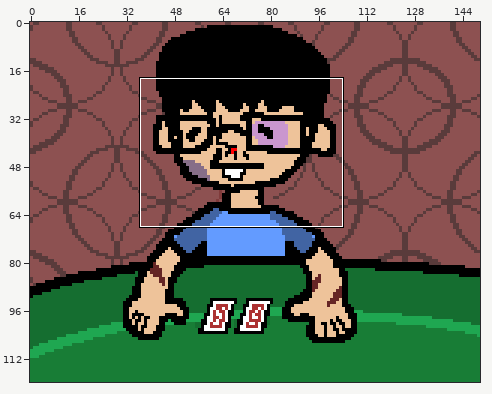
Edited in one commit: sprite sheet (src/assets/images/frames/framesBoss/boss0_2.png). Above: a wide view before the commit, with the close-up outlined.
Close-up. Before:
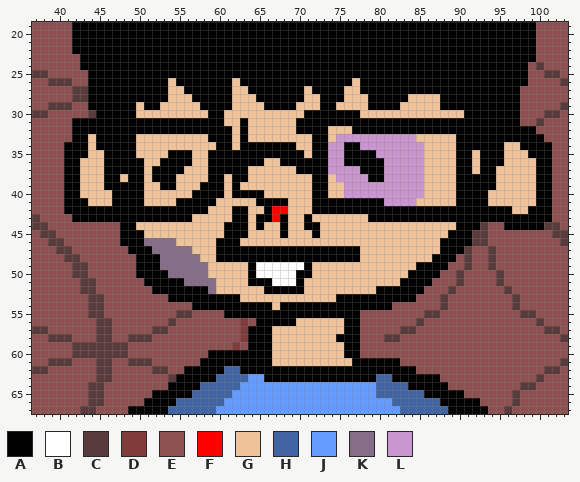
The file is 150x120 pixels. Shown: x 37..103, y 19..67. The commit also changed other parts of the picture, which this record leaves out.
Palette (. is transparent): A #000000  B #ffffff  C #593b3b  D #803b3b  E #8d5151  F #ff0000  G #eec39a  H #4164a3  J #639bff  K #866e88  L #ca96cf
The same view after the edit:
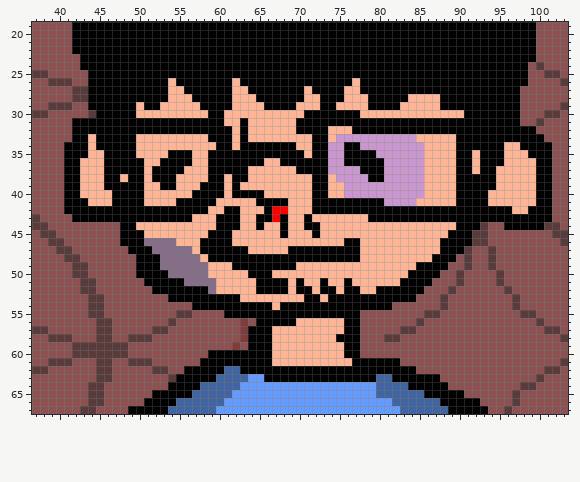
What changed:
Colour G changes from #eec39a to #ffb494.
Colour A replaces colour B in row 49 at x 65 to 69; in row 50 at x 65 to 66; in row 51 at x 67 to 68.
Colour A replaces colour G in row 42 at x 61; in row 43 at x 60 to 61; in row 44 at x 60; in row 45 at x 59 to 60; in row 46 at x 58 to 59 and 76 to 77; in row 47 at x 58 to 59.
Colour A replaces colour G in row 48 at x 59; in row 49 at x 62 to 63; in row 51 at x 73 and 76; in row 52 at x 65, 71, 73 to 74 and 76 to 77; in row 53 at x 71 to 72 and 74.
Colour G replaces colour A in rows 42 to 44 at x 63; in row 45 at x 62 to 63; in row 46 at x 62; in row 47 at x 64 to 68; in row 49 at x 71; in row 50 at x 70 to 71.
Colour G replaces colour A in row 51 at x 64; in row 52 at x 69.
Colour G replaces colour B in row 49 at x 70; in row 50 at x 67 to 69; in row 51 at x 69.
Pixel boxes of the changes (left, top, right, bottom) in both close-ups:
changed: (80, 78, 536, 366)
